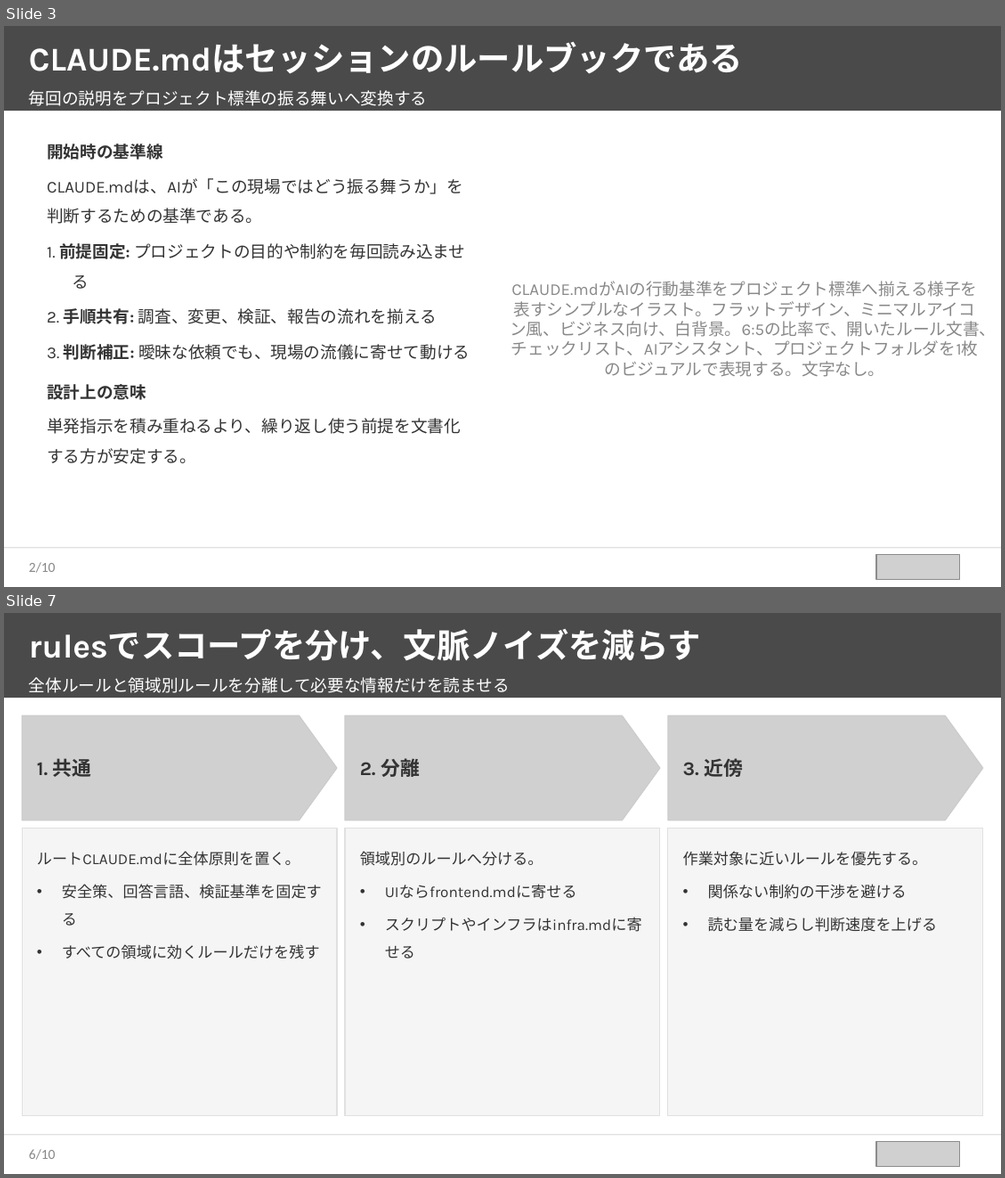
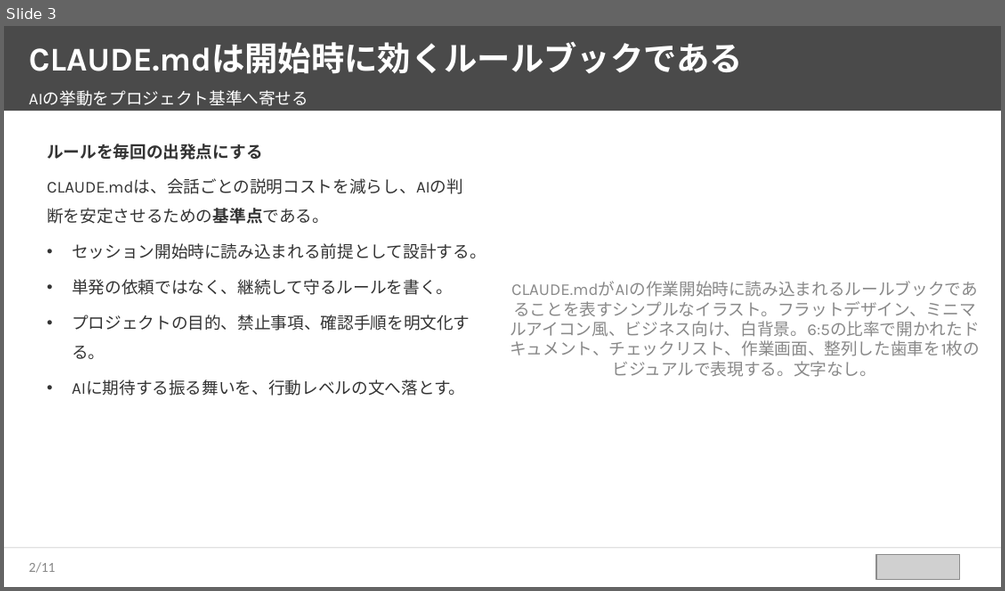
Before and after one commit to takuya109048/html2pptx, a slide deck: sample_source_deck.pptx. Shown one above the other, each under a label of ours: slides 3 and 7 before the commit, slide 3 after it; the slides between them are not shown. The pictures are 1005x1178 and 1005x591 pixels, drawn with LibreOffice and Linux fonts; fonts in the diff are those of the drawing; grey boxes stand for pictures. Boxes give left, top, right and bottom in pixels: in the first picture for what was removed or moved away, otherwise in the second. Text is boxed around its words. In the diff, an @@ line names an element or a change of style, - is before the commit and + after.

```diff
--- a/sample_source_deck.pptx
+++ b/sample_source_deck.pptx
@@ slide 7 removed at [4, 613, 1001, 1174], background #FFFFFF @@
@@ rectangle removed at [4, 613, 1001, 698] @@
@@ text removed at [29, 629, 701, 661] @@
-rulesでスコープを分け、文脈ノイズを減らす
@@ text removed at [29, 677, 510, 693] @@
-全体ルールと領域別ルールを分離して必要な情報だけを読ませる
@@ freeform shape removed at [22, 715, 337, 820] @@
@@ freeform shape removed at [345, 715, 660, 820] @@
@@ freeform shape removed at [668, 715, 983, 820] @@
@@ text removed at [37, 758, 92, 777] @@
-1. 共通
@@ text removed at [360, 758, 420, 777] @@
-2. 分離
@@ text removed at [683, 758, 743, 777] @@
-3. 近傍
@@ rectangle removed at [22, 828, 337, 1117] @@
@@ text removed at [37, 851, 322, 959] @@
-ルートCLAUDE.mdに全体原則を置く。
-• 安全策、回答言語、検証基準を固定する
-• すべての領域に効くルールだけを残す
@@ rectangle removed at [345, 828, 660, 1117] @@
@@ text removed at [360, 851, 642, 932] @@
-領域別のルールへ分ける。
-• UIならfrontend.mdに寄せる
-• スクリプトやインフラはinfra.mdに寄せる
@@ rectangle removed at [668, 828, 983, 1117] @@
@@ text removed at [683, 851, 938, 932] @@
-作業対象に近いルールを優先する。
-• 関係ない制約の干渉を避ける
-• 読む量を減らし判断速度を上げる
@@ rectangle removed at [4, 1134, 1001, 1135] @@
@@ picture removed at [876, 1142, 959, 1167] @@
@@ page number removed at [29, 1149, 56, 1159] @@
-6/10
@@ slide 3 changed as well @@
@@ text at [29, 42, 743, 74]: text changed @@
-CLAUDE.mdはセッションのルールブックである
+CLAUDE.mdは開始時に効くルールブックである
@@ text at [29, 90, 308, 106]: text changed @@
-毎回の説明をプロジェクト標準の振る舞いへ変換する
+AIの挙動をプロジェクト基準へ寄せる
@@ text at [47, 143, 486, 395]: text changed @@
-開始時の基準線
-CLAUDE.mdは、AIが「この現場ではどう振る舞うか」を判断するための基準である。
-1. 前提固定: プロジェクトの目的や制約を毎回読み込ませる
-2. 手順共有: 調査、変更、検証、報告の流れを揃える
-3. 判断補正: 曖昧な依頼でも、現場の流儀に寄せて動ける
-設計上の意味
-単発指示を積み重ねるより、繰り返し使う前提を文書化する方が安定する。
+ルールを毎回の出発点にする
+CLAUDE.mdは、会話ごとの説明コストを減らし、AIの判断を安定させるための基準点である。
+• セッション開始時に読み込まれる前提として設計する。
+• 単発の依頼ではなく、継続して守るルールを書く。
+• プロジェクトの目的、禁止事項、確認手順を明文化する。
+• AIに期待する振る舞いを、行動レベルの文へ落とす。
@@ text at [510, 281, 979, 377]: text changed @@
-CLAUDE.mdがAIの行動基準をプロジェクト標準へ揃える様子を表すシンプルなイラスト。フラットデザイン、ミニマルアイコン風、ビジネス向け、白背景。6:5の比率で、開いたルール文書、チェックリスト、AIアシスタント、プロジェクトフォルダを1枚のビジュアルで表現する。文字なし。
+CLAUDE.mdがAIの作業開始時に読み込まれるルールブックであることを表すシンプルなイラスト。フラットデザイン、ミニマルアイコン風、ビジネス向け、白背景。6:5の比率で開かれたドキュメント、チェックリスト、作業画面、整列した歯車を1枚のビジュアルで表現する。文字なし。
@@ page number at [29, 562, 56, 572]: text changed @@
-2/10
+2/11
```
Also in this commit, not shown: 8 other slides changed, 2 slides added, 2 other files.
